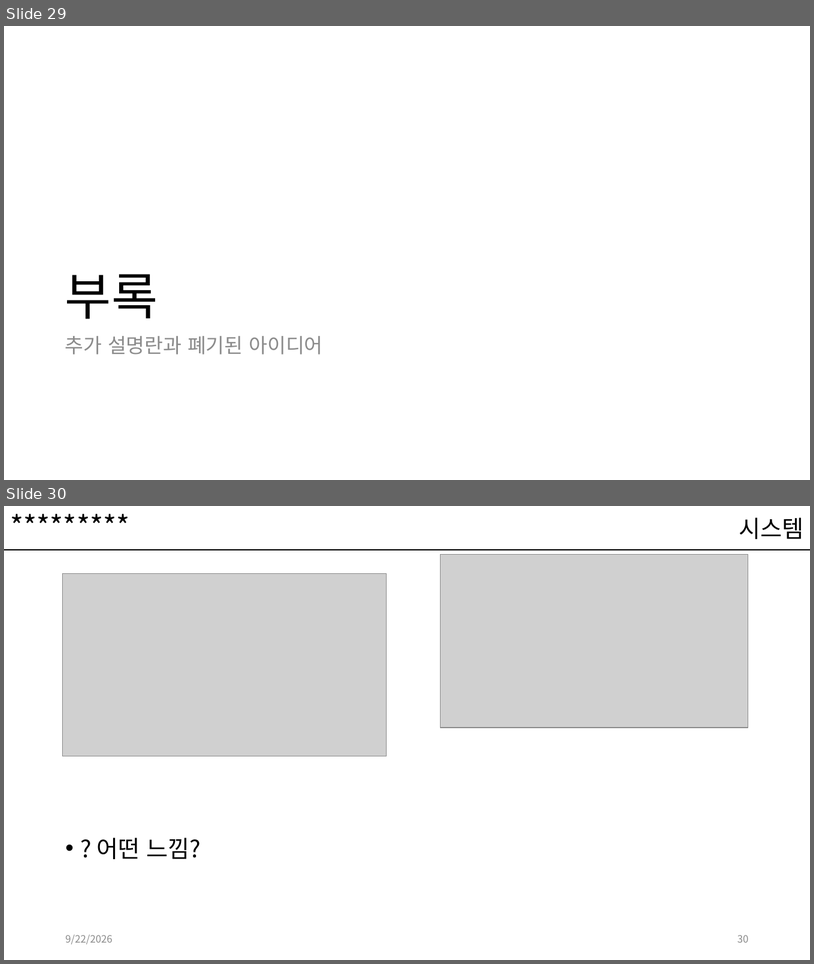
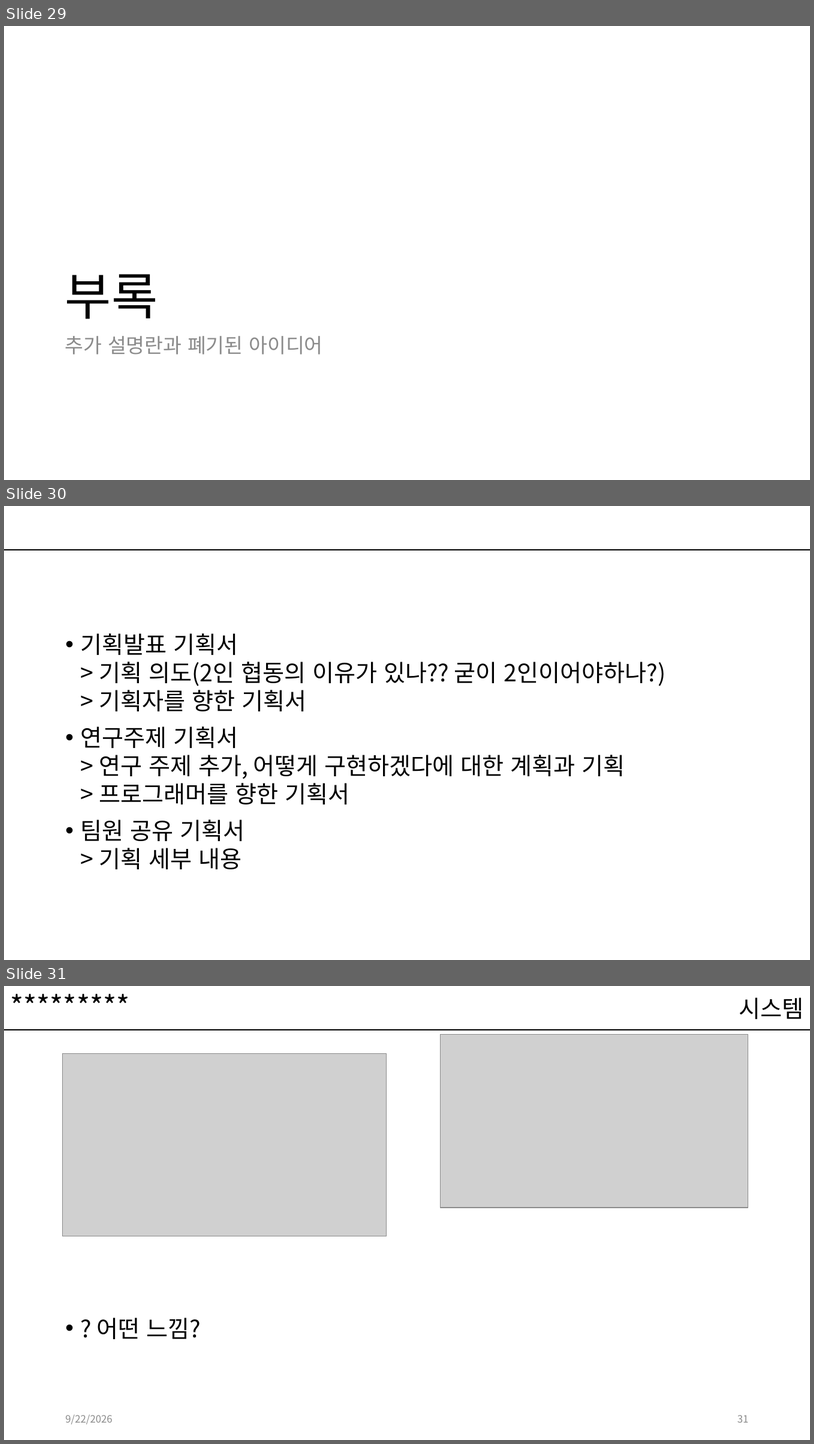
Before and after one commit to kwakyerin/2026_Graduation_Project, a slide deck: documents/HyunahKwon/design/designing/배트와 달트_기획서.pptx. Shown one above the other, each under a label of ours: slides 29 and 30 before the commit, slides 29, 30 and 31 after it. The pictures are 814x964 and 814x1444 pixels, drawn with LibreOffice and Linux fonts; fonts in the diff are those of the drawing; grey boxes stand for pictures. Boxes give left, top, right and bottom in pixels: in the first picture for what was removed or moved away, otherwise in the second. Text is boxed around its words. In the diff, an @@ line names an element or a change of style, - is before the commit and + after.

Commit message:
사격,경로안내UI
및 그외 자잘한 추가사항들

```diff
--- a/documents/HyunahKwon/design/designing/배트와 달트_기획서.pptx
+++ b/documents/HyunahKwon/design/designing/배트와 달트_기획서.pptx
@@ slide 30 added at (x1=4, y1=506, x2=810, y2=960), background #FFFFFF; not listed: 1 template element that a slide beside it also shows @@
@@ text added at (x1=81, y1=633, x2=666, y2=869), 28 pt, text #000000 @@
+• 기획발표 기획서
+  > 기획 의도(2인 협동의 이유가 있나?? 굳이 2인이어야하나?)
+  > 기획자를 향한 기획서
+• 연구주제 기획서
+  > 연구 주제 추가, 어떻게 구현하겠다에 대한 계획과 기획
+  > 프로그래머를 향한 기획서
+• 팀원 공유 기획서
+  > 기획 세부 내용
@@ what was slide 30 is now slide 31 @@
@@ page number at (x1=738, y1=1414, x2=749, y2=1422): text changed @@
-30
+31
```
Also in this commit, not shown: 11 slides changed, 1 other slide added, 1 slide removed.
